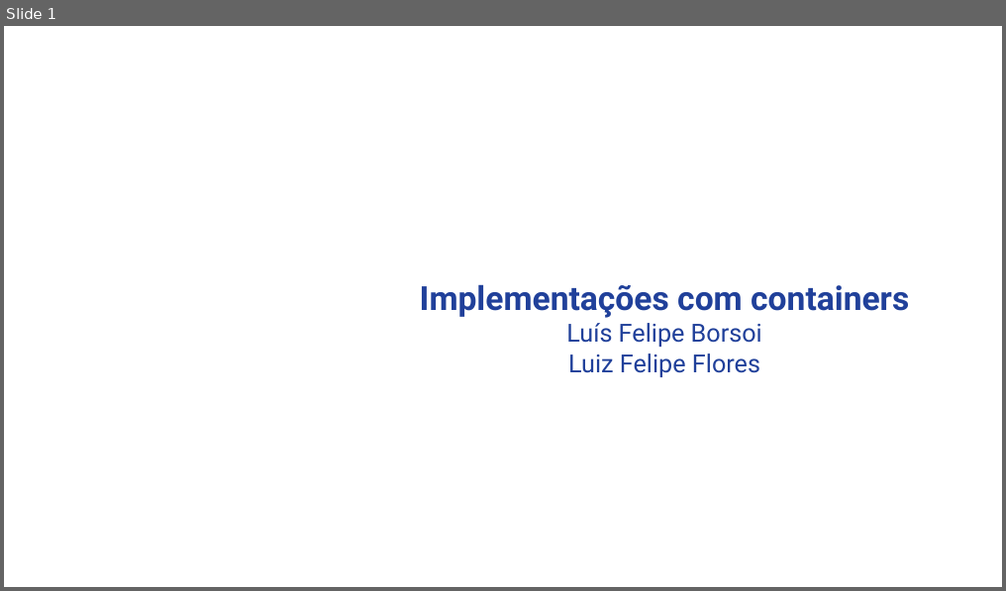
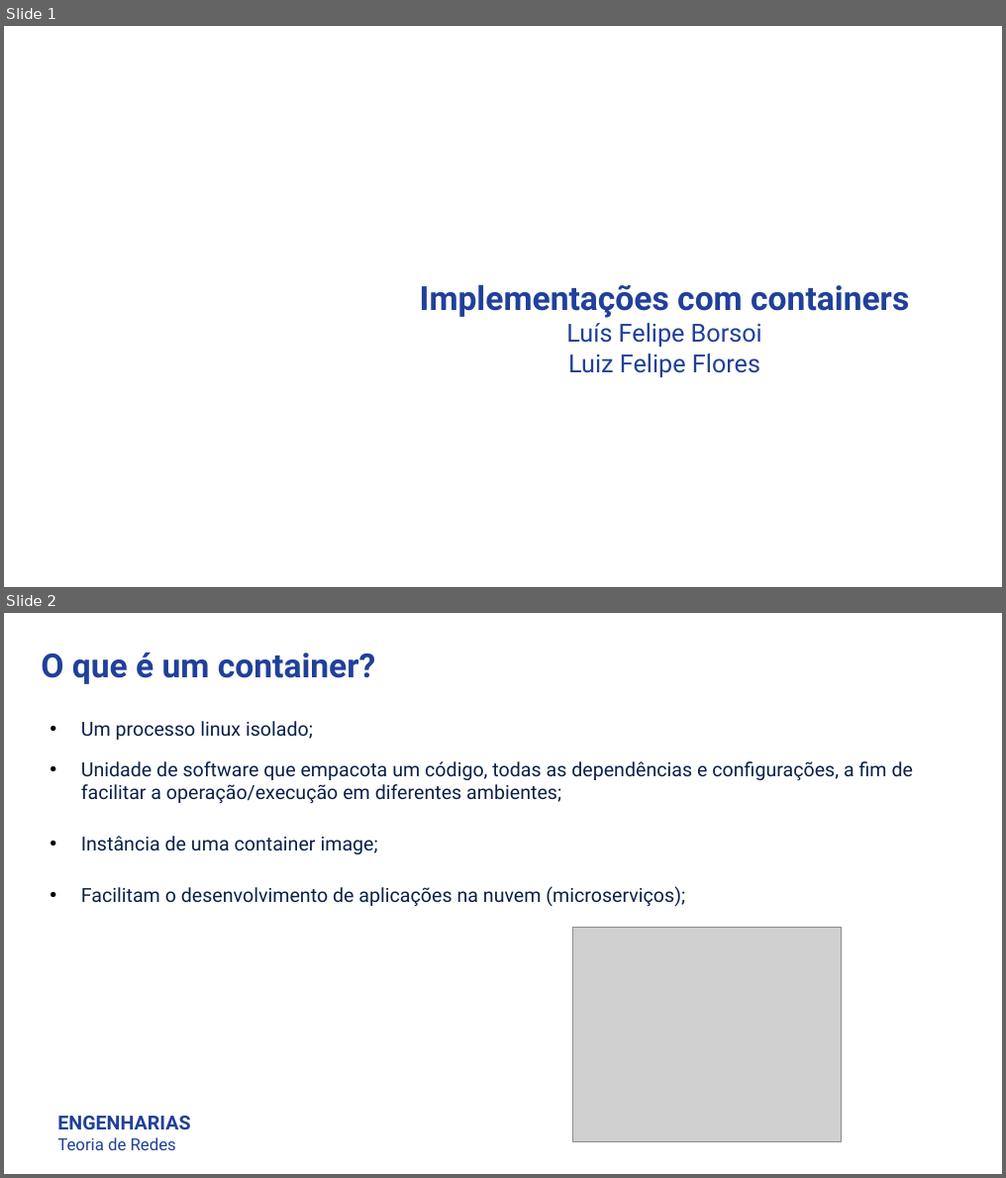
Before and after one commit to luisfelipe998/docker-demo, a slide deck: LuisFelipeBorsoi_LuizFelipeFlores_TGB.pptx. Shown one above the other, each under a label of ours: slide 1 before the commit, slides 1 and 2 after it. The pictures are 1006x591 and 1006x1178 pixels, drawn with LibreOffice and Linux fonts; fonts in the diff are those of the drawing; grey boxes stand for pictures; background and template pictures are left out. Boxes give left, top, right and bottom in pixels: in the first picture for what was removed or moved away, otherwise in the second. Text is boxed around its words. In the diff, an @@ line names an element or a change of style, - is before the commit and + after.

```diff
--- a/LuisFelipeBorsoi_LuizFelipeFlores_TGB.pptx
+++ b/LuisFelipeBorsoi_LuizFelipeFlores_TGB.pptx
@@ slide 2 added at [4, 613, 1002, 1174], background #FFFFFF @@
@@ text added at [41, 652, 376, 684], 24 pt, text #20409A, bold @@
+O que é um container?
@@ text added at [81, 721, 913, 907], 14 pt, text #0B214A @@
+• Um processo linux isolado;
+• Unidade de software que empacota um código, todas as dependências e configurações, a fim de facilitar a operação/execução em diferentes ambientes;
+• Instância de uma container image;
+• Facilitam o desenvolvimento de aplicações na nuvem (microserviços);
@@ picture added at [573, 928, 842, 1142] @@
@@ text added at [57, 1116, 190, 1151], 12 pt, text #20409A @@
+ENGENHARIAS
+Teoria de Redes
```
Also in this commit, not shown: 3 slides changed, 25 other slides added, 4 other files.
